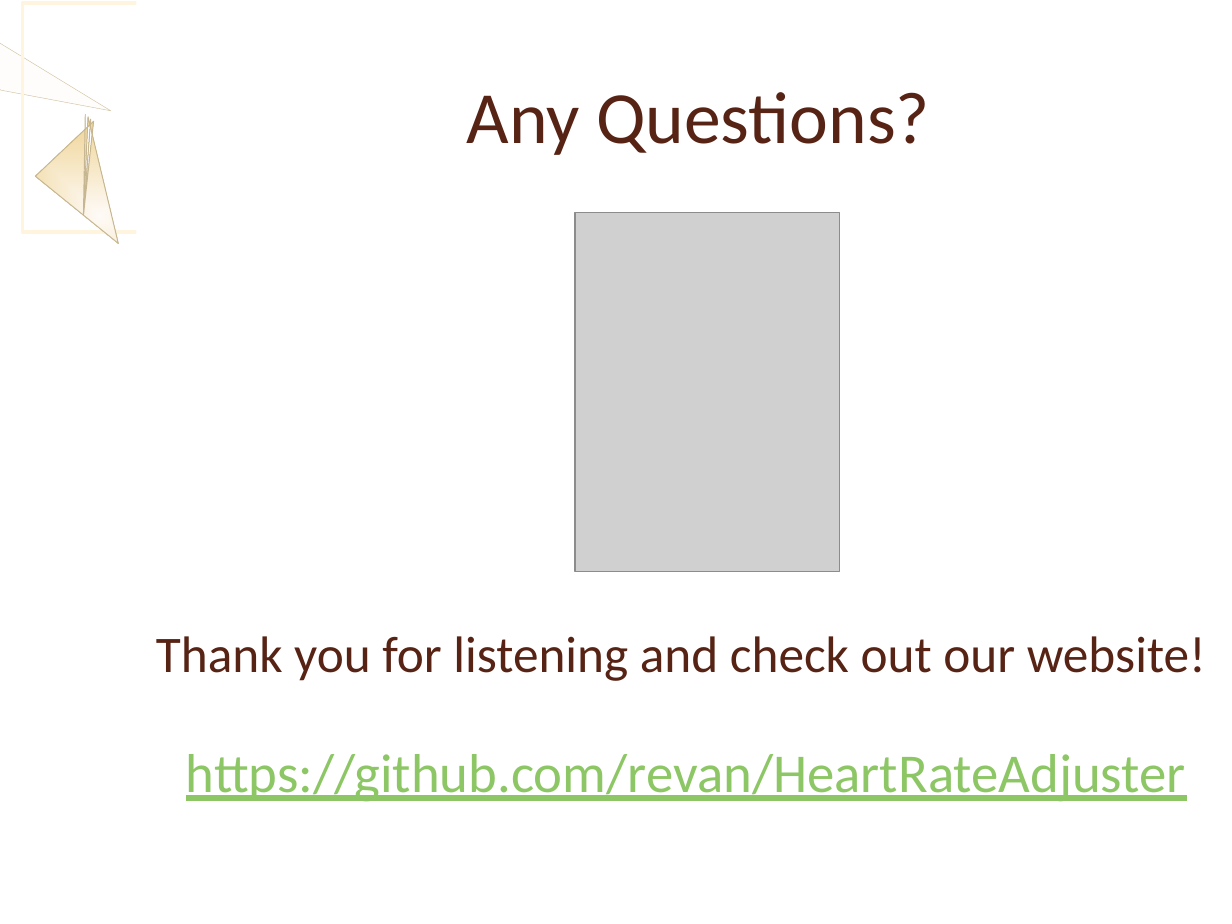
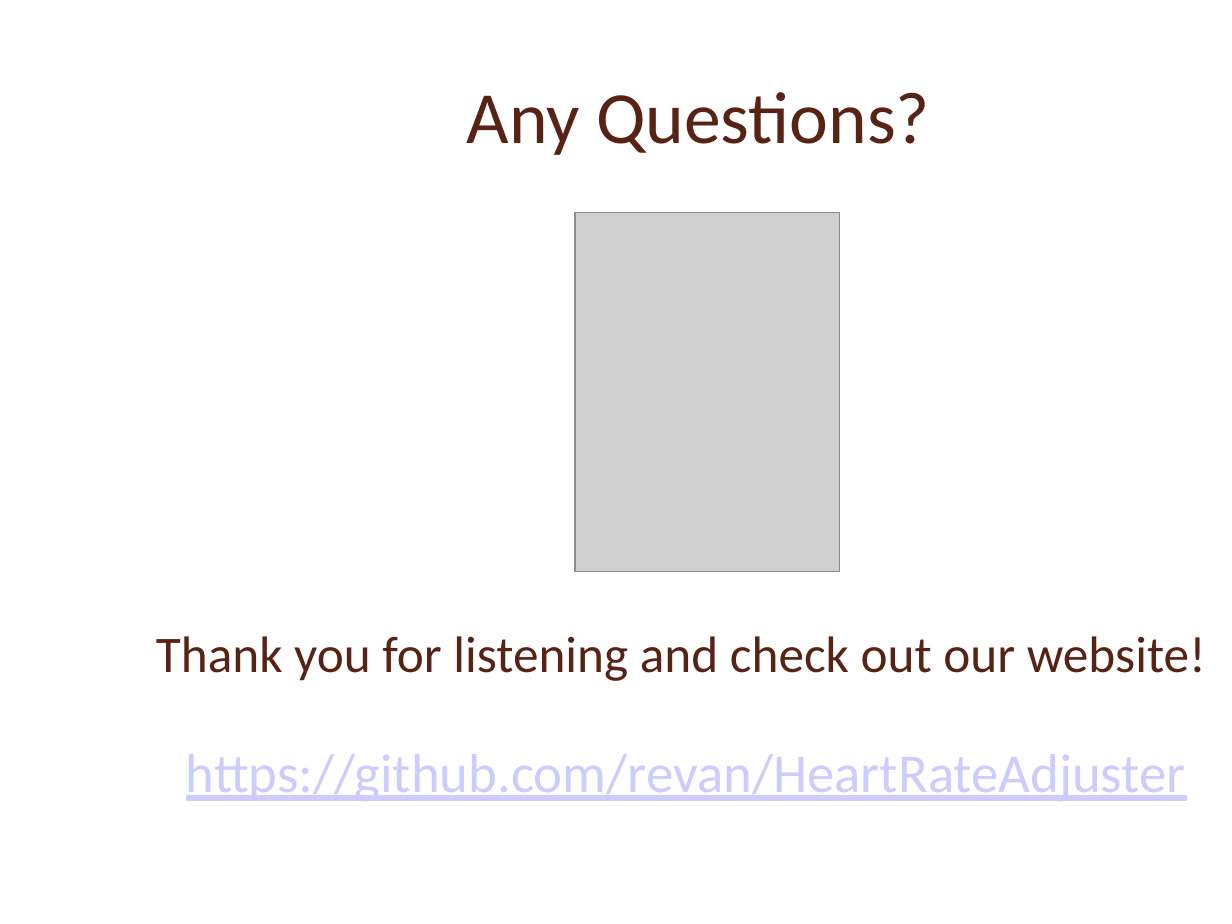
Before and after one commit to revan/HeartRateAdjuster, a slide deck: slide 8 of doc/demo2PPT.ppt (slide 7 before the commit). Drawn at 1232x924 pixels with LibreOffice and Linux fonts; fonts in the diff are those of the drawing; grey boxes stand for pictures; background and template pictures are left out. Boxes give left, top, right and bottom in pixels: in the first picture for what was removed or moved away, otherwise in the second. Text is boxed around its words. In the diff, an @@ line names an element or a change of style, - is before the commit and + after.

```diff
--- a/doc/demo2PPT.ppt
+++ b/doc/demo2PPT.ppt
@@ freeform shape removed at (0,0,111,111) @@
@@ rectangle removed at (22,2,251,232) @@
@@ rectangle removed at (137,0,1232,924) @@
@@ rectangle removed at (137,0,147,924) @@
@@ freeform shape removed at (0,110,206,321) @@
@@ text "https://github.com/revan/HeartRateAdjuster" at (186,754,1186,801): text colour #8DC765 to #CCCCFF @@
```
Also in this commit, not shown: 6 other slides changed, 1 slide added, 2 other files.
